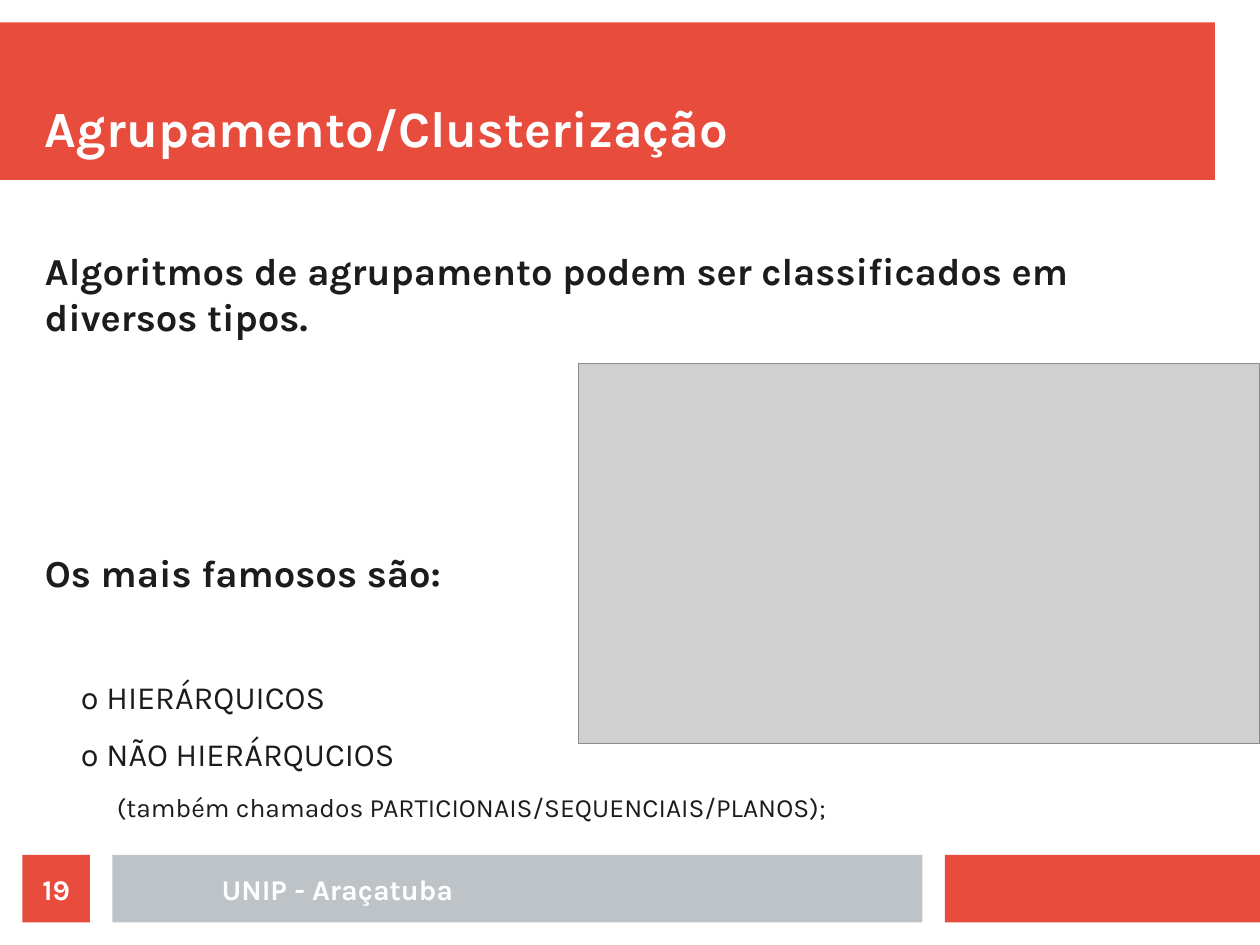
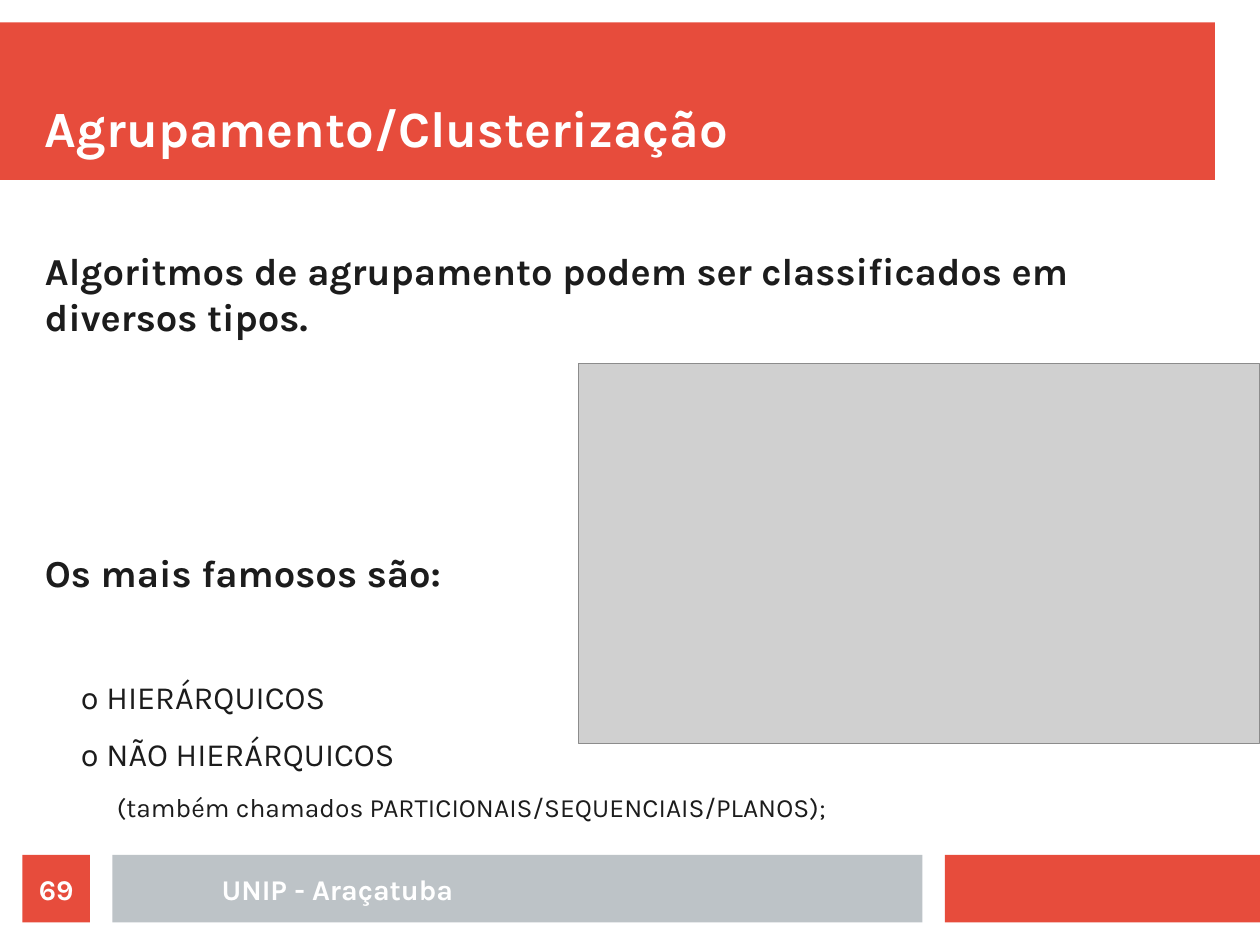
Before and after one commit to rafaelstojoao/pos-unip, a slide deck: slide 69 of [2020][modulo][Machine_Learning]/[aula]03[outrosAlgoritmos].odp (slide 19 before the commit). Drawn at 1260x945 pixels with LibreOffice and Linux fonts; fonts in the diff are those of the drawing; grey boxes stand for pictures. Boxes give left, top, right and bottom in pixels: in the first picture for what was removed or moved away, otherwise in the second. Text is boxed around its words. In the diff, an @@ line names an element or a change of style, - is before the commit and + after.

```diff
--- a/[2020][modulo][Machine_Learning]/[aula]03[outrosAlgoritmos].odp
+++ b/[2020][modulo][Machine_Learning]/[aula]03[outrosAlgoritmos].odp
@@ text at box(81, 737, 395, 772): text changed @@
-  º NÃO HIERÁRQUCIOS
+  º NÃO HIERÁRQUICOS
@@ page number at box(39, 881, 74, 901): text changed @@
-19
+69
```
Also in this commit, not shown: 15 other slides changed, 31 slides added, 34 slides removed, 11 other files.
